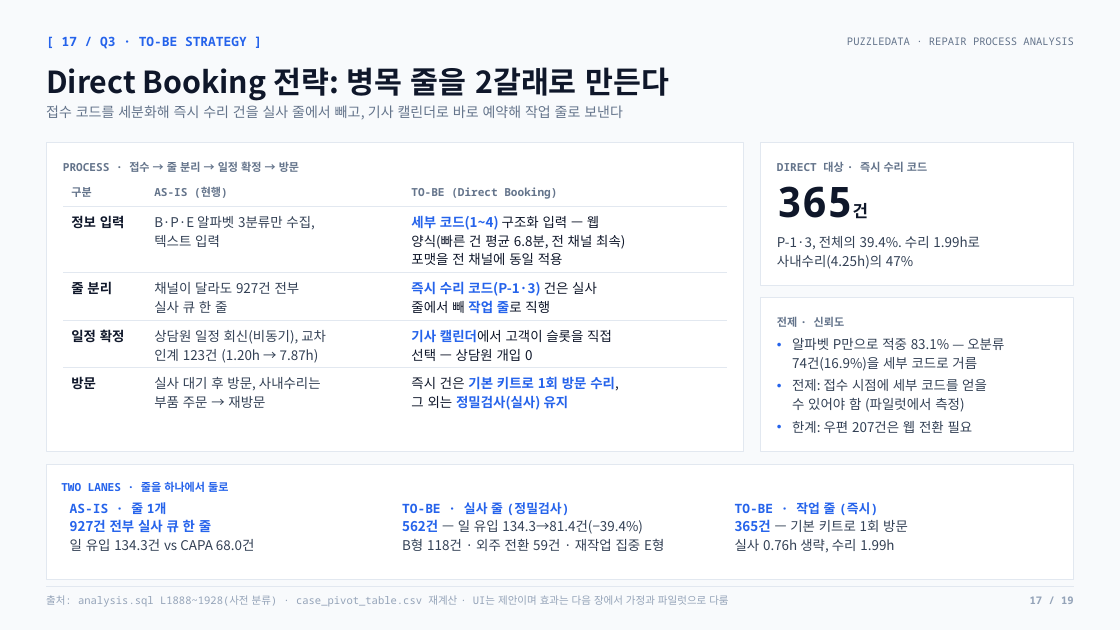
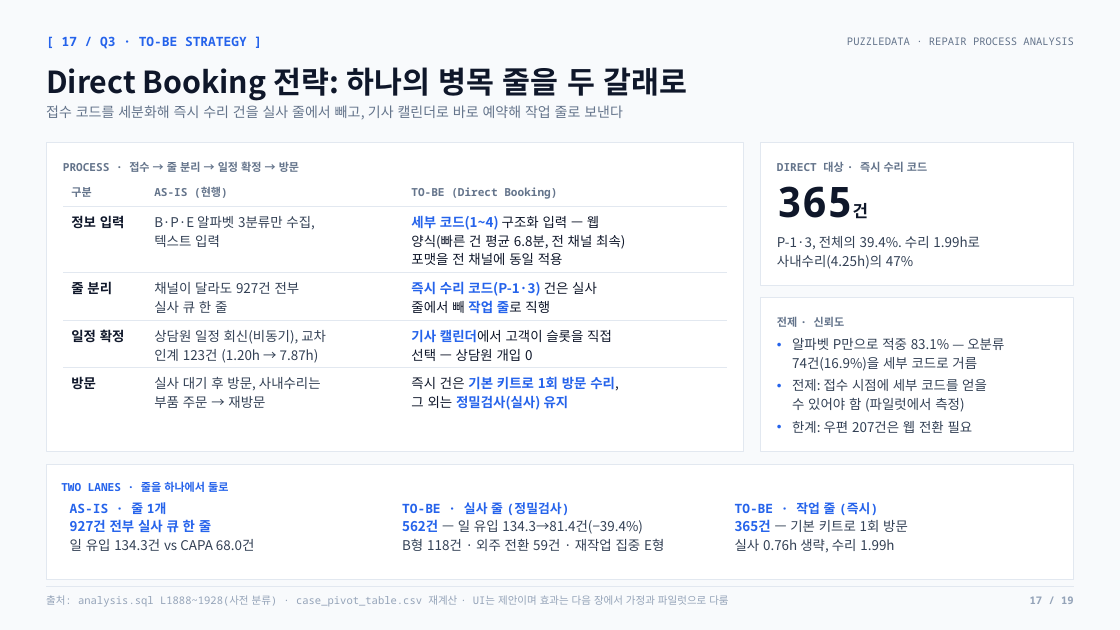
Before and after one commit to nus1245/puzzle_data, a slide deck: slide 17 of outputs/pptx/puzzledata_repair_report.pptx. Drawn at 1120x630 pixels with LibreOffice and Linux fonts; fonts in the diff are those of the drawing. Boxes give left, top, right and bottom in pixels: in the first picture for what was removed or moved away, otherwise in the second. Text is boxed around its words. In the diff, an @@ line names an element or a change of style, - is before the commit and + after.

```diff
--- a/outputs/pptx/puzzledata_repair_report.pptx
+++ b/outputs/pptx/puzzledata_repair_report.pptx
@@ text at box(46, 67, 688, 101): text changed @@
-Direct Booking 전략: 병목 줄을 2갈래로 만든다
+Direct Booking 전략: 하나의 병목 줄을 두 갈래로
```
Also in this commit, not shown: 3 other slides changed, 3 other files.
